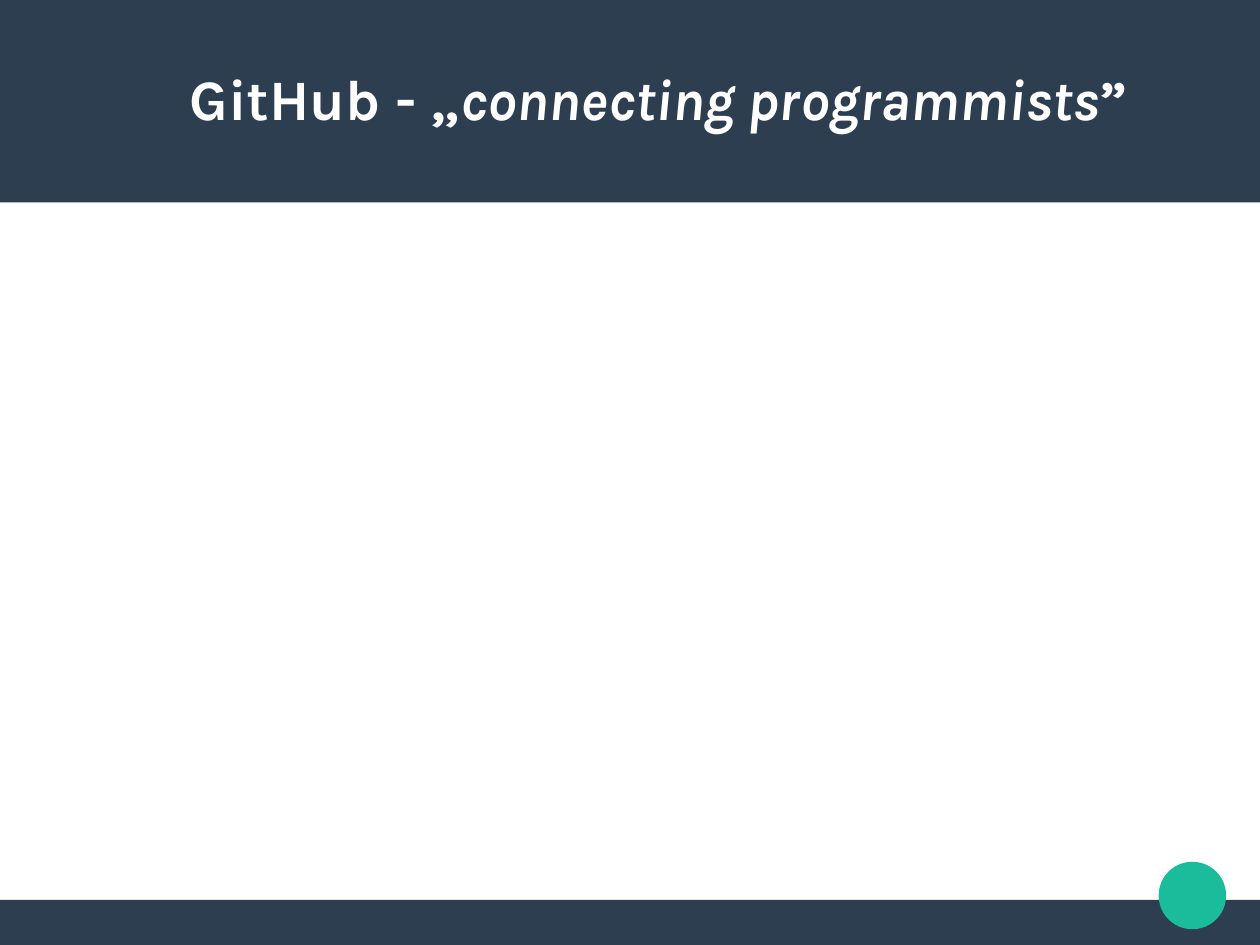
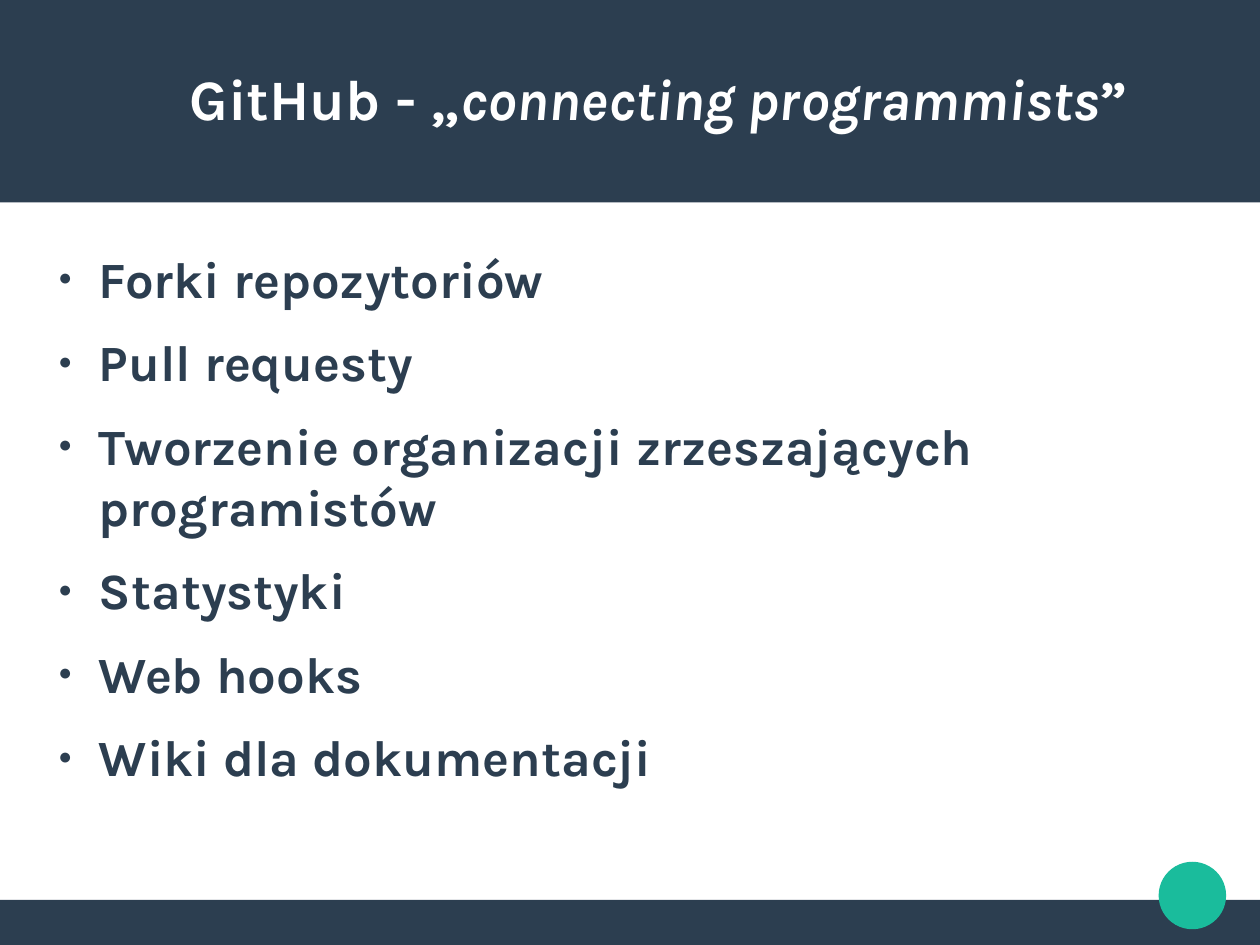
Before and after one commit to PZZProject/ProjecktPrezentacja, a slide deck: slide 2 of PrezentacjaGitHub.odp. Drawn at 1260x945 pixels with LibreOffice and Linux fonts; fonts in the diff are those of the drawing. Boxes give left, top, right and bottom in pixels: in the first picture for what was removed or moved away, otherwise in the second. Text is boxed around its words. In the diff, an @@ line names an element or a change of style, - is before the commit and + after.

```diff
--- a/PrezentacjaGitHub.odp
+++ b/PrezentacjaGitHub.odp
@@ text added at <box>99,258,973,788</box>, 32 pt, text #2C3E50, bold @@
+● Forki repozytoriów
+● Pull requesty
+● Tworzenie organizacji zrzeszających programistów
+● Statystyki
+● Web hooks
+● Wiki dla dokumentacji
```
Also in this commit, not shown: 7 other slides changed, 4 slides added, 4 slides removed.
